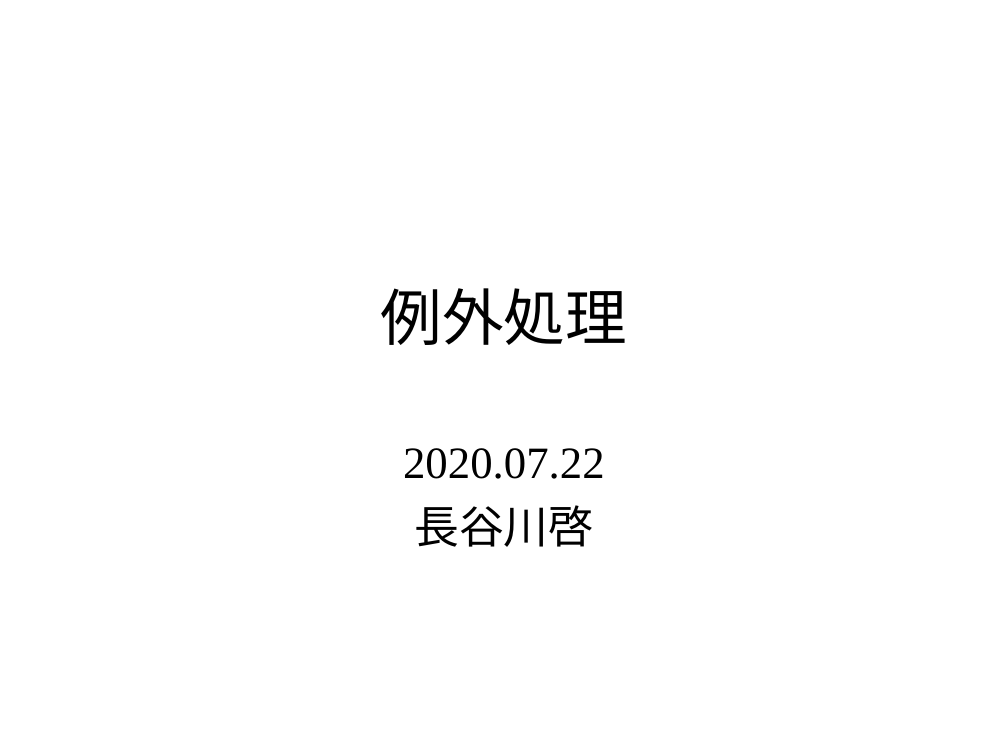
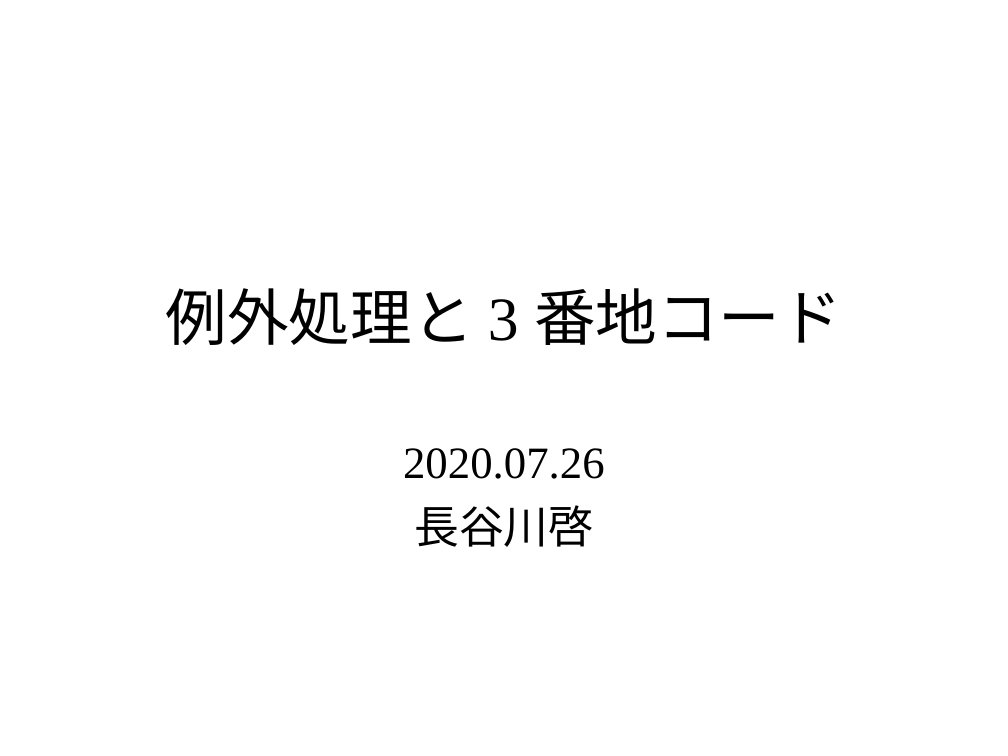
Before and after one commit to KeiHasegawa/cxx_doc, a slide deck: slide 1 of 24_exception_3ac.ppt. Drawn at 1008x756 pixels with LibreOffice and Linux fonts; fonts in the diff are those of the drawing. Boxes give left, top, right and bottom in pixels: in the first picture for what was removed or moved away, otherwise in the second. Text is boxed around its words. In the diff, an @@ line names an element or a change of style, - is before the commit and + after.

```diff
--- a/24_exception_3ac.ppt
+++ b/24_exception_3ac.ppt
@@ title at (166,288,842,345): text changed @@
-例外処理
+例外処理と 3 番地コード
@@ subtitle at (403,448,605,479): text changed @@
-2020.07.22
+2020.07.26
```
Also in this commit, not shown: 3 other slides changed, 1 slide added, 1 other file.
